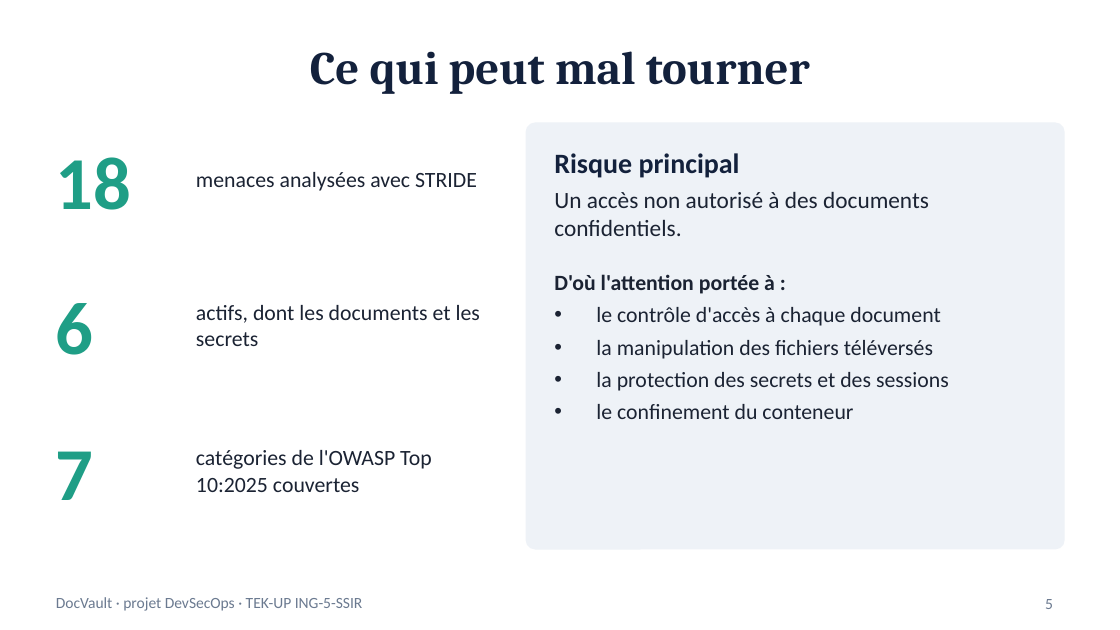
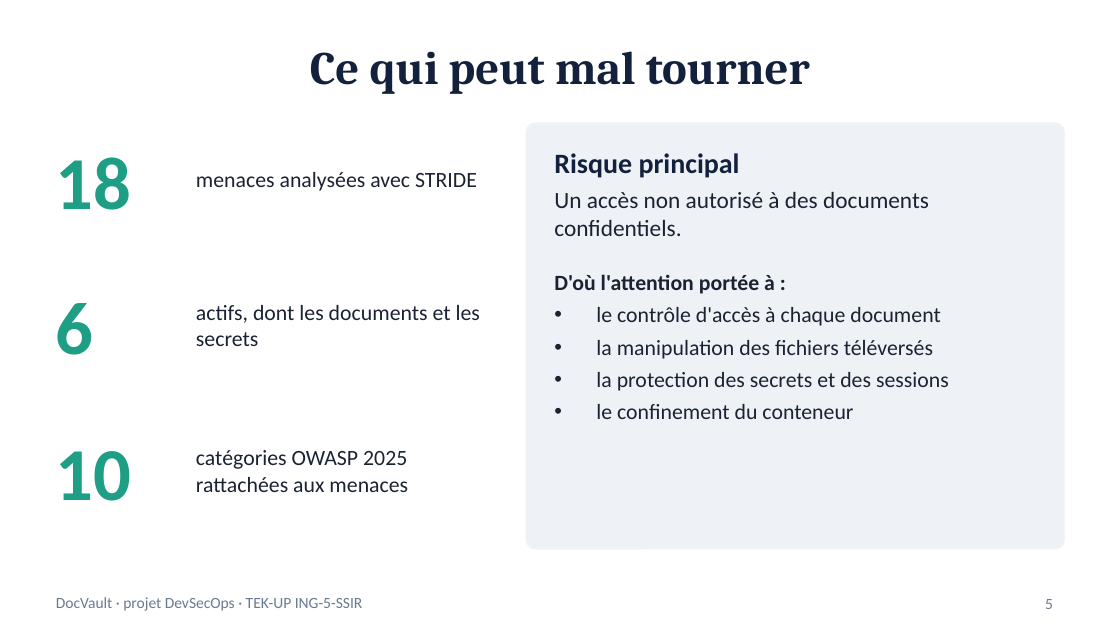
Before and after one commit to dhia-03/docvault, a slide deck: slide 5 of docs/presentation/DocVault-soutenance.pptx. Drawn at 1120x630 pixels with LibreOffice and Linux fonts; fonts in the diff are those of the drawing. Boxes give left, top, right and bottom in pixels: in the first picture for what was removed or moved away, otherwise in the second. Text is boxed around its words. In the diff, an @@ line names an element or a change of style, - is before the commit and + after.

```diff
--- a/docs/presentation/DocVault-soutenance.pptx
+++ b/docs/presentation/DocVault-soutenance.pptx
@@ text at [56, 451, 132, 501]: text changed @@
-7
+10
@@ text at [196, 450, 408, 492]: text changed @@
-catégories de l'OWASP Top 10:2025 couvertes
+catégories OWASP 2025 rattachées aux menaces
```
Also in this commit, not shown: 1 other file.
